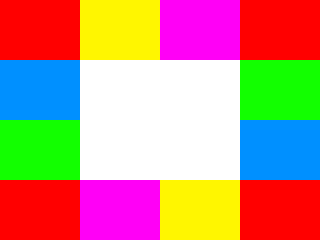
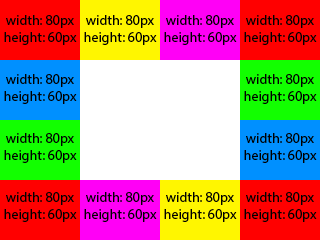
Before/after of a 320 x 240 layered artwork. What changed in the layer stack:
added layer "width: 80px height: 60px copy 6" (1st of 2) above "width: 80px height: 60px copy 6" over [4, 133, 77, 163]
added layer "width: 80px height: 60px copy 6" (2nd of 2) above "width: 80px height: 60px copy 5" over [4, 74, 77, 104]
added layer "width: 80px height: 60px copy 5" above "width: 80px height: 60px copy 4" over [244, 133, 317, 163]
added layer "width: 80px height: 60px copy 4" above "width: 80px height: 60px copy 7" over [244, 74, 317, 104]
added layer "width: 80px height: 60px copy 7" (1st of 4) above "width: 80px height: 60px copy 7" over [244, 192, 317, 222]
added layer "width: 80px height: 60px copy 7" (2nd of 4) above "width: 80px height: 60px copy 7" over [164, 192, 237, 222]
added layer "width: 80px height: 60px copy 7" (3rd of 4) above "width: 80px height: 60px copy 7" over [84, 192, 157, 222]
added layer "width: 80px height: 60px copy 7" (4th of 4) above "width: 80px height: 60px copy 3" over [4, 192, 77, 222]
added layer "width: 80px height: 60px copy 3" above "width: 80px height: 60px copy 2" over [244, 15, 317, 45]
added layer "width: 80px height: 60px copy 2" above "width: 80px height: 60px copy" over [164, 15, 237, 45]
added layer "width: 80px height: 60px copy" above "width: 80px height: 60px" over [84, 15, 157, 45]
added layer "width: 80px height: 60px" above "Layer 0" over [4, 15, 77, 45]
